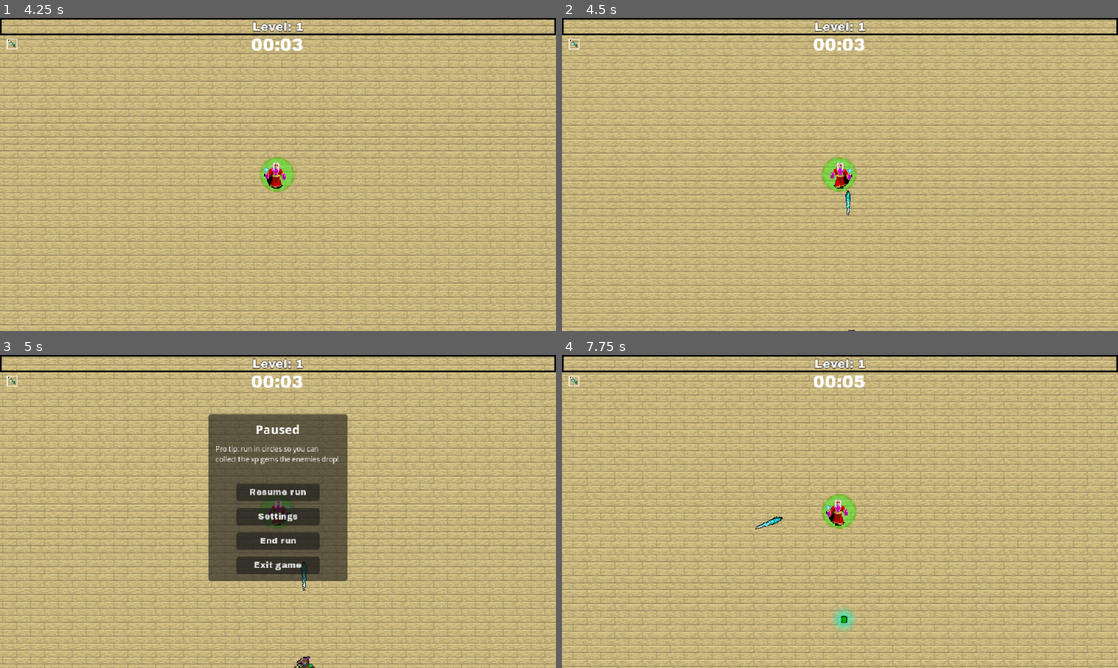
Above: before the commit, frames 1-4 (two rows, left to right).
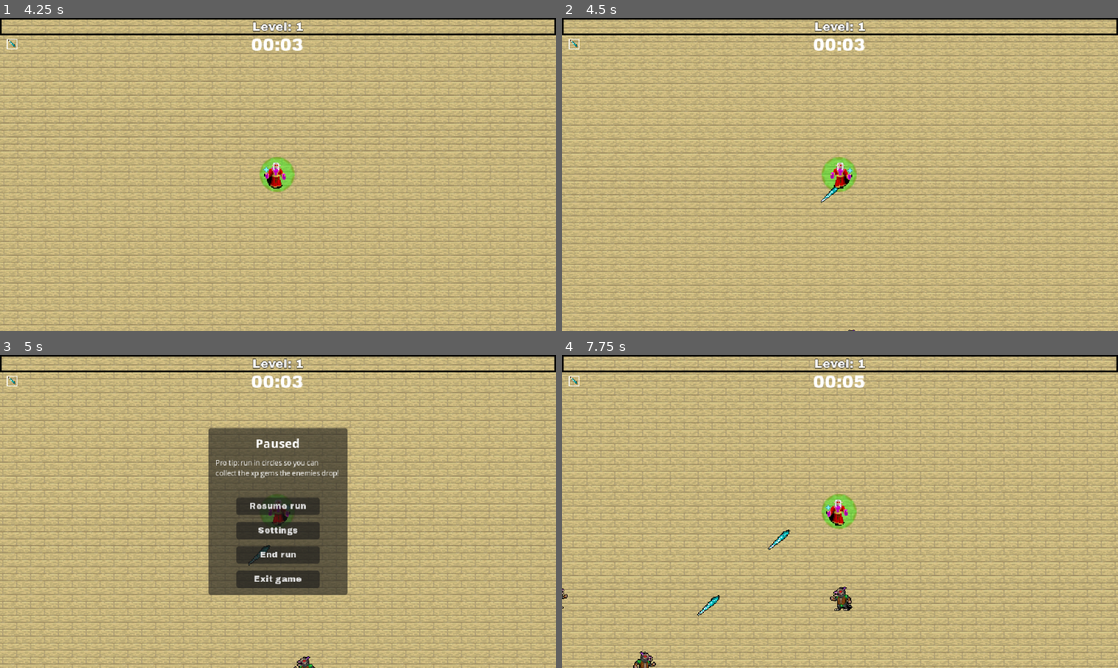
Above: after the commit, the same moments.

Repository: toxiclim3/Vox-Solaris-VS-clone
Game: Godot game, scene res://TitleScreen/menu.tscn
The game is run twice, just before and just after one commit, with the same random seed, the same clock (stepped at 60 frames per second) and the same inputs. Sound files missing from this copy of the repository are replaced by a short silence.
Inputs (mouse positions are in pixels of both pictures, inside the frame that each line leads up to):
- Up to frame 1 (4.25 s): click "Play" at 0.5 s; move the mouse to (400, 158) at 1.27 s; hold D (right) 1.28-2.03 s; click (400, 158) at 1.35 s; move the mouse to (166, 190) at 2.02 s; hold S (down) 2.03-2.78 s; click (166, 190) at 2.1 s; move the mouse to (333, 105) at 2.77 s; hold D (right) 2.78-3.53 s; click (333, 105) at 2.85 s; move the mouse to (250, 237) at 3.52 s; hold W (up) from 3.53 s (still down); click (250, 237) at 3.6 s
- Up to frame 2 (4.5 s): move the mouse to (1006, 221) at 4.27 s; release W (up) at 4.28 s; hold A (left) from 4.28 s (still down); click (1006, 221) at 4.35 s
- Up to frame 3 (5 s): keep holding A (left); tap Escape (menu) at 4.9 s
- Up to frame 4 (7.75 s): move the mouse to (673, 464) at 5.02 s; click (673, 464) at 5.1 s; release A (left) at 5.75 s; click "Resume run" at 5.75 s; move the mouse to (867, 511) at 6.52 s; hold S (down) 6.53-7.28 s; click (867, 511) at 6.6 s; move the mouse to (756, 433) at 7.27 s; hold D (right) from 7.28 s (still down); click (756, 433) at 7.35 s

Frame 1 is identical in both runs. In frame 2, 0.1% of the frame differs, in the area x 46-52%, y 53-64%; in frame 3, 6.2%, in the area x 37-63%, y 18-77%; in frame 4, 0.8%.

Commit message:
audio/SFX improvements

Diff:
--- a/Enemy/EnemyBase.tscn
+++ b/Enemy/EnemyBase.tscn
@@ -35,7 +35,7 @@
 [node name="snd_hit" type="AudioStreamPlayer2D" parent="." unique_id=2103931640]
 stream = ExtResource("4_u3dbg")
 volume_db = -20.0
-bus = &"SFX"
+bus = &"EnemyHurt"
 
 [editable path="HurtBox"]
 [editable path="HitBox"]
--- a/Enemy/explosion.tscn
+++ b/Enemy/explosion.tscn
@@ -53,7 +53,7 @@
 stream = ExtResource("2_wsm1y")
 pitch_scale = 0.5
 autoplay = true
-bus = &"SFX"
+bus = &"EnemyDeath"
 
 [node name="AnimationPlayer" type="AnimationPlayer" parent="." unique_id=373262376]
 libraries/ = SubResource("AnimationLibrary_w1lln")
--- a/Player/gui.gd
+++ b/Player/gui.gd
@@ -5,6 +5,7 @@
 @onready var settings_menu = get_node("SettingsMenu")
 @onready var pause_menu = get_node("PauseMenu")
 @onready var debug_menu = get_node("DebugMenu")
+@onready var levelup_menu = get_node("LevelUp")
 
 @export var transition_duration: float = 0.4
 @export var gap: float = 0.5 * 8 * 8 # Расстояние между окнами
@@ -47,10 +48,13 @@
 
 
 func toggle_menu():
-	if pause_menu:
-		pause_menu.visible = !pause_menu.visible
-		get_tree().paused = pause_menu.visible
-		MusicController.focusMusic(!pause_menu.visible)
+	if !levelup_menu.visible:
+		if pause_menu:
+			pause_menu.visible = !pause_menu.visible
+			get_tree().paused = pause_menu.visible
+			MusicController.focusMusic(!pause_menu.visible)
+		if !pause_menu.visible and settings_menu.visible:
+			close_settings()
 
 
 func open_settings() -> void:
@@ -104,6 +108,8 @@
 	var _level = get_tree().change_scene_to_file(titleMenu)
 
 func _on_btn_resume_run_click_end() -> void:
+	if settings_menu.visible:
+		close_settings()
 	toggle_menu()
 
 func _on_btn_settings_click_end() -> void:
--- a/Player/player.gd
+++ b/Player/player.gd
@@ -78,6 +78,8 @@
 @onready var lblResult = get_node("%lbl_Result")
 @onready var sndVictory = get_node("%snd_victory")
 @onready var sndLose = get_node("%snd_lose")
+@onready var sndHurt = get_node("%snd_hurt")
+@onready var sndHurtBad = get_node("%snd_hurt_bad")
 
 @onready var pauseMenu = get_node("GUILayer/GUI/PauseMenu")
 @onready var debugMenu = get_node("GUILayer/GUI/DebugMenu")
@@ -136,7 +138,13 @@
 
 func _on_hurt_box_hurt(damage, _angle, _knockback):
 	if godmode == false:
-		hp -= clamp(damage-armor, 1.0, 999.0)
+		var actual_damage = clamp(damage-armor, 1.0, 999.0)
+		if actual_damage > 0:
+			if hp >= maxhp * 0.1:
+				sndHurt.play()
+			else:
+				sndHurtBad.play()
+		hp -= actual_damage
 		healthBar.max_value = maxhp
 		healthBar.value = hp
 		if hp <= 0:
--- a/Player/player.tscn
+++ b/Player/player.tscn
@@ -6,9 +6,11 @@
 [ext_resource type="Script" uid="uid://cixj7hojfeitd" path="res://Player/gui.gd" id="4_gu6f8"]
 [ext_resource type="Texture2D" uid="uid://dx7xx6vfahxlq" path="res://Textures/GUI/exp_background.png" id="4_pbpj5"]
 [ext_resource type="Texture2D" uid="uid://2e6c0h52rqvc" path="res://Textures/GUI/exp_progress_alt2.png" id="5_p5o4e"]
+[ext_resource type="AudioStream" uid="uid://cw6gd5eleb2fy" path="res://Audio/SoundEffect/PlayerHurt.wav" id="6_7emwf"]
 [ext_resource type="FontFile" uid="uid://d0avhtg6twdo2" path="res://Font/ArchivoBlack-Regular.ttf" id="6_gu6f8"]
 [ext_resource type="FontFile" uid="uid://cb4e8g30xxp5u" path="res://Font/tenderness.otf" id="6_okx7u"]
 [ext_resource type="Texture2D" uid="uid://ptj28vdafu7m" path="res://Textures/GUI/healthcircleunderlay.png" id="7_5htga"]
+[ext_resource type="AudioStream" uid="uid://cgf78ydglric8" path="res://Audio/SoundEffect/PlayerHurtBad.wav" id="7_hshwv"]
 [ext_resource type="PackedScene" uid="uid://dyahivqch5l16" path="res://Utility/settings_menu.tscn" id="7_pisgm"]
 [ext_resource type="AudioStream" uid="uid://ul8hunj8tl2t" path="res://Audio/SoundEffect/levelup.ogg" id="7_wl7d2"]
 [ext_resource type="Texture2D" uid="uid://diw4w587rd2qa" path="res://Textures/GUI/healthcircle.png" id="8_p5o4e"]
@@ -138,6 +140,16 @@
 position = Vector2(0, 2)
 shape = SubResource("CircleShape2D_6vwp8")
 
+[node name="snd_hurt" type="AudioStreamPlayer" parent="." unique_id=837194827]
+unique_name_in_owner = true
+stream = ExtResource("6_7emwf")
+bus = &"PlayerHurt"
+
+[node name="snd_hurt_bad" type="AudioStreamPlayer" parent="." unique_id=1305310068]
+unique_name_in_owner = true
+stream = ExtResource("7_hshwv")
+bus = &"PlayerHurt"
+
 [node name="GUILayer" type="CanvasLayer" parent="." unique_id=1336760669]
 process_mode = 3
 
@@ -214,7 +226,6 @@
 unique_name_in_owner = true
 stream = ExtResource("7_wl7d2")
 volume_db = -10.0
-bus = &"SFX"
 
 [node name="DeathPanel" type="Panel" parent="GUILayer/GUI" unique_id=266401415]
 unique_name_in_owner = true
@@ -308,9 +319,9 @@
 anchor_right = 0.5
 anchor_bottom = 0.5
 offset_left = -80.0
-offset_top = -112.0
+offset_top = -96.0
 offset_right = 80.0
-offset_bottom = 80.0
+offset_bottom = 96.0
 grow_horizontal = 2
 grow_vertical = 2
 
@@ -379,6 +390,10 @@
 visible = false
 z_index = 2
 layout_mode = 1
+offset_left = -96.0
+offset_top = -90.0
+offset_right = 96.0
+offset_bottom = 90.0
 
 [node name="DebugMenu" type="MarginContainer" parent="GUILayer/GUI" unique_id=1500833420]
 z_index = 10
--- a/Utility/SettingsManager.gd
+++ b/Utility/SettingsManager.gd
@@ -3,6 +3,22 @@
 
 const SAVE_PATH = "user://settings.cfg"
 var config = ConfigFile.new()
+
+var sound_profile: String = "Full"
+const PROFILES = {
+	"Full": {
+		"EnemyHurt": 1.0,
+		"EnemyDeath": 1.0,
+		"PlayerHurt": 1.0,
+		"LevelUp": 1.0
+	},
+	"Grindfest": {
+		"EnemyHurt": 0.15,
+		"EnemyDeath": 0.15,
+		"PlayerHurt": 0.8,
+		"LevelUp": 0.5
+	}
+}
 
 func _ready() -> void:
 	loadSettings()
@@ -22,9 +38,31 @@
 
 	# Применяем громкость для всех сохраненных шин
 	if config.has_section("audio"):
+		sound_profile = config.get_value("audio", "sound_profile", "Full")
 		for busName in config.get_section_keys("audio"):
-			var volumeValue = config.get_value("audio", busName, 1.0)
-			applyBusVolume(busName, volumeValue)
+			if busName != "sound_profile":
+				var volumeValue = config.get_value("audio", busName, 1.0)
+				applyBusVolume(busName, volumeValue)
+
+	applySoundProfile(sound_profile)
+
+func set_sound_profile(profile: String) -> void:
+	sound_profile = profile
+	config.set_value("audio", "sound_profile", profile)
+	config.save(SAVE_PATH)
+	applySoundProfile(profile)
+
+func get_sound_profile_index() -> int:
+	if sound_profile == "Grindfest":
+		return 1
+	return 0
+
+func applySoundProfile(profile: String) -> void:
+	if not PROFILES.has(profile):
+		return
+	var settings = PROFILES[profile]
+	for busName in settings:
+		applyBusVolume(busName, settings[busName])
 
 # Вспомогательная функция для применения громкости к AudioServer
 func applyBusVolume(busName: String, linearValue: float) -> void:
--- a/Utility/enemy_spawner.gd
+++ b/Utility/enemy_spawner.gd
@@ -8,9 +8,13 @@
 @export var base_soft_limit: int = 100
 @export var min_soft_limit: int = 50
 @export var max_soft_limit: int = 200
+
 @export var boss_spawn_interval: int = 600
 @export var time_normal_unlock_minutes: float = 1.0
 @export var time_hard_unlock_minutes: float = 3.0
+
+@export var base_enemy_intensity: float = 3.0
+@export var enemy_intensity_time_multiplier: float = 1.0
 
 @onready var player = get_tree().get_first_node_in_group("player")
 @onready var timer = get_node("Timer")
@@ -103,7 +107,7 @@
 				current_wave_delay = max(1, current_wave_delay + randi_range(-1, 1))
 
 				if current_enemies < soft_limit:
-					var time_multiplier = 1.0 + (minutes * 0.5)
+					var time_multiplier = base_enemy_intensity + (minutes * enemy_intensity_time_multiplier)
 					var spawn_count = int(enemy_info.enemy_num * time_multiplier * randf_range(0.8, 1.2))
 
 					if selected_pool_type == "easy" and minutes >= time_hard_unlock_minutes:
--- a/Utility/settings_menu.gd
+++ b/Utility/settings_menu.gd
@@ -1,7 +1,19 @@
 extends PanelContainer
 
 signal settings_closed
-# Called when the node enters the scene tree for the first time.
+
+@onready var profile_button = %ProfileButton
+
+func _ready() -> void:
+	if profile_button:
+		profile_button.add_item("Full")
+		profile_button.add_item("Grindfest")
+		profile_button.select(SettingsManager.get_sound_profile_index())
+		profile_button.item_selected.connect(_on_profile_selected)
 
 func _on_close_settings_button_pressed() -> void:
 	settings_closed.emit()
+
+func _on_profile_selected(index: int) -> void:
+	var profiles = ["Full", "Grindfest"]
+	SettingsManager.set_sound_profile(profiles[index])
--- a/Utility/settings_menu.tscn
+++ b/Utility/settings_menu.tscn
@@ -8,10 +8,11 @@
 [ext_resource type="Script" uid="uid://djswmy6caitni" path="res://Utility/volume_slider.gd" id="4_wf2ud"]
 [ext_resource type="AudioStream" uid="uid://bwahs2mtjus02" path="res://Audio/GUI/hover.wav" id="5_88pqv"]
 [ext_resource type="AudioStream" uid="uid://dobpqbspunihg" path="res://Audio/GUI/click.wav" id="6_hevq0"]
+[ext_resource type="Theme" uid="uid://bibrcd7ekt5bd" path="res://Themes/RegularText.tres" id="7_hevq0"]
 
 [sub_resource type="LabelSettings" id="LabelSettings_0eg15"]
 font = ExtResource("3_56o74")
-font_size = 12
+font_size = 10
 
 [node name="SettingsMenu" type="PanelContainer" unique_id=244721166]
 anchors_preset = 8
@@ -62,6 +63,7 @@
 
 [node name="Label" type="Label" parent="MarginContainer2/VBoxContainer/GridContainer" unique_id=1895475832]
 layout_mode = 2
+theme = ExtResource("7_hevq0")
 text = "Volume"
 label_settings = SubResource("LabelSettings_0eg15")
 
@@ -73,6 +75,7 @@
 
 [node name="Label2" type="Label" parent="MarginContainer2/VBoxContainer/GridContainer" unique_id=442111478]
 layout_mode = 2
+theme = ExtResource("7_hevq0")
 text = "Music"
 label_settings = SubResource("LabelSettings_0eg15")
 
@@ -83,6 +86,7 @@
 
 [node name="Label3" type="Label" parent="MarginContainer2/VBoxContainer/GridContainer" unique_id=1478261467]
 layout_mode = 2
+theme = ExtResource("7_hevq0")
 text = "SFX"
 label_settings = SubResource("LabelSettings_0eg15")
 
@@ -92,6 +96,19 @@
 script = ExtResource("4_wf2ud")
 busName = "SFX"
 
+[node name="Label4" type="Label" parent="MarginContainer2/VBoxContainer/GridContainer" unique_id=647318269]
+layout_mode = 2
+theme = ExtResource("7_hevq0")
+text = "Sound Profile"
+label_settings = SubResource("LabelSettings_0eg15")
+
+[node name="ProfileButton" type="OptionButton" parent="MarginContainer2/VBoxContainer/GridContainer" unique_id=987216453]
+unique_name_in_owner = true
+layout_mode = 2
+size_flags_horizontal = 3
+theme = ExtResource("7_hevq0")
+allow_reselect = true
+
 [connection signal="mouse_entered" from="MarginContainer2/VBoxContainer/CloseSettingsButton" to="MarginContainer2/VBoxContainer/CloseSettingsButton" method="_on_mouse_entered"]
 [connection signal="pressed" from="MarginContainer2/VBoxContainer/CloseSettingsButton" to="." method="_on_close_settings_button_pressed"]
 [connection signal="pressed" from="MarginContainer2/VBoxContainer/CloseSettingsButton" to="MarginContainer2/VBoxContainer/CloseSettingsButton" method="_on_pressed"]
--- a/default_bus_layout.tres
+++ b/default_bus_layout.tres
@@ -13,3 +13,27 @@
 bus/2/bypass_fx = false
 bus/2/volume_db = 0.0
 bus/2/send = &"Master"
+bus/3/name = &"EnemyHurt"
+bus/3/solo = false
+bus/3/mute = false
+bus/3/bypass_fx = false
+bus/3/volume_db = 0.0
+bus/3/send = &"SFX"
+bus/4/name = &"EnemyDeath"
+bus/4/solo = false
+bus/4/mute = false
+bus/4/bypass_fx = false
+bus/4/volume_db = 0.0
+bus/4/send = &"SFX"
+bus/5/name = &"PlayerHurt"
+bus/5/solo = false
+bus/5/mute = false
+bus/5/bypass_fx = false
+bus/5/volume_db = 0.0
+bus/5/send = &"SFX"
+bus/6/name = &"LevelUp"
+bus/6/solo = false
+bus/6/mute = false
+bus/6/bypass_fx = false
+bus/6/volume_db = 0.0
+bus/6/send = &"SFX"
Not shown, changed: .gitignore
